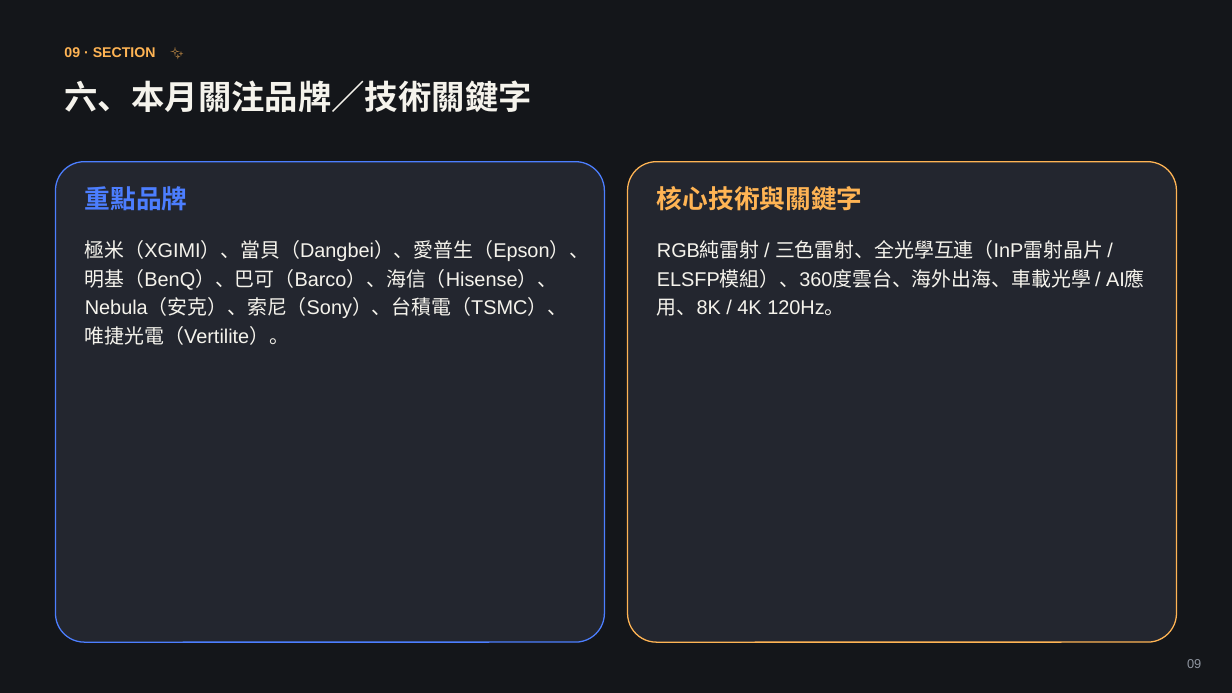
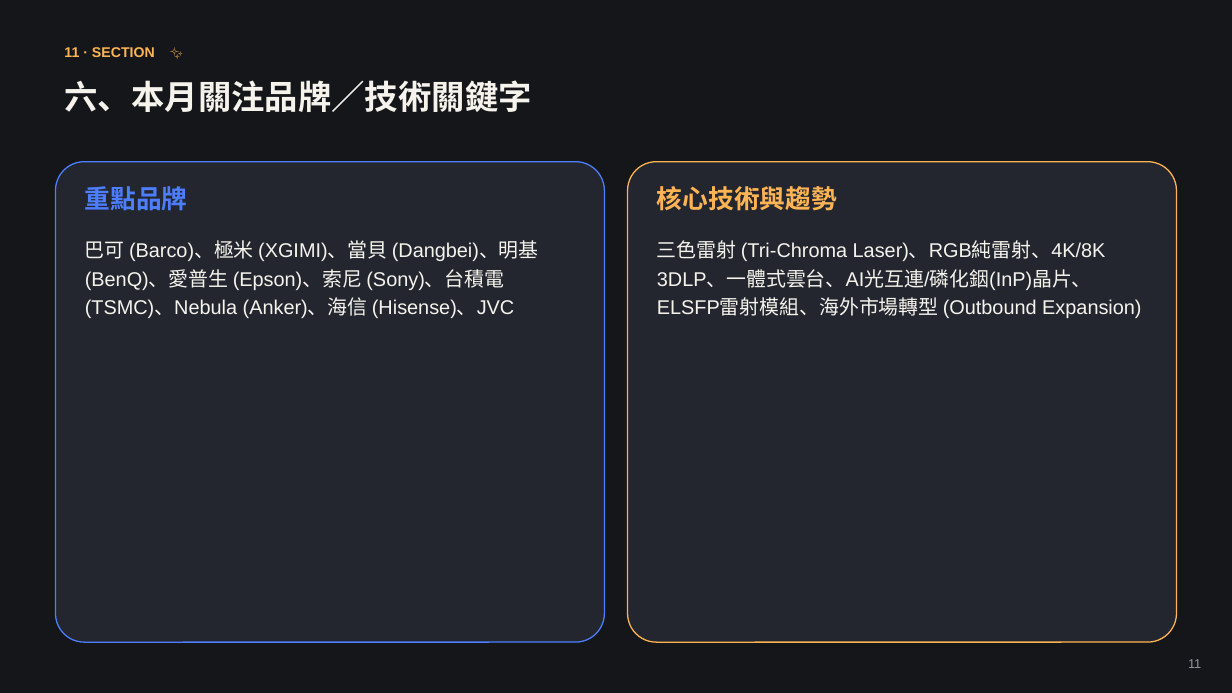
Before and after one commit to coffee30233-gif/Project-Insight, a slide deck: slide 11 of data/reports/2026-08.pptx (slide 9 before the commit). Drawn at 1232x693 pixels with LibreOffice and Linux fonts; fonts in the diff are those of the drawing. Boxes give left, top, right and bottom in pixels: in the first picture for what was removed or moved away, otherwise in the second. Text is boxed around its words. In the diff, an @@ line names an element or a change of style, - is before the commit and + after.

```diff
--- a/data/reports/2026-08.pptx
+++ b/data/reports/2026-08.pptx
@@ text at box(64, 47, 155, 57): text changed @@
-09 · SECTION ✨
+11 · SECTION ✨
@@ text at box(657, 186, 837, 211): text changed @@
-核心技術與關鍵字
+核心技術與趨勢
@@ text at box(85, 241, 539, 318): text changed @@
-極米（XGIMI）、當貝（Dangbei）、愛普生（Epson）、明基（BenQ）、巴可（Barco）、海信（Hisense）、Nebula（安克）、索尼（Sony）、台積電（TSMC）、唯捷光電（Vertilite）。
+巴可 (Barco)、極米 (XGIMI)、當貝 (Dangbei)、明基 (BenQ)、愛普生 (Epson)、索尼 (Sony)、台積電 (TSMC)、Nebula (Anker)、海信 (Hisense)、JVC
@@ text at box(657, 240, 1141, 318): text changed @@
-RGB純雷射 / 三色雷射、全光學互連（InP雷射晶片 / ELSFP模組）、360度雲台、海外出海、車載光學 / AI應用、8K / 4K 120Hz。
+三色雷射 (Tri-Chroma Laser)、RGB純雷射、4K/8K 3DLP、一體式雲台、AI光互連/磷化銦(InP)晶片、ELSFP雷射模組、海外市場轉型 (Outbound Expansion)
@@ text at box(1188, 659, 1201, 668): text changed @@
-09
+11
```
Also in this commit, not shown: 8 other slides changed, 3 slides added, 1 slide removed, 8 other files.
